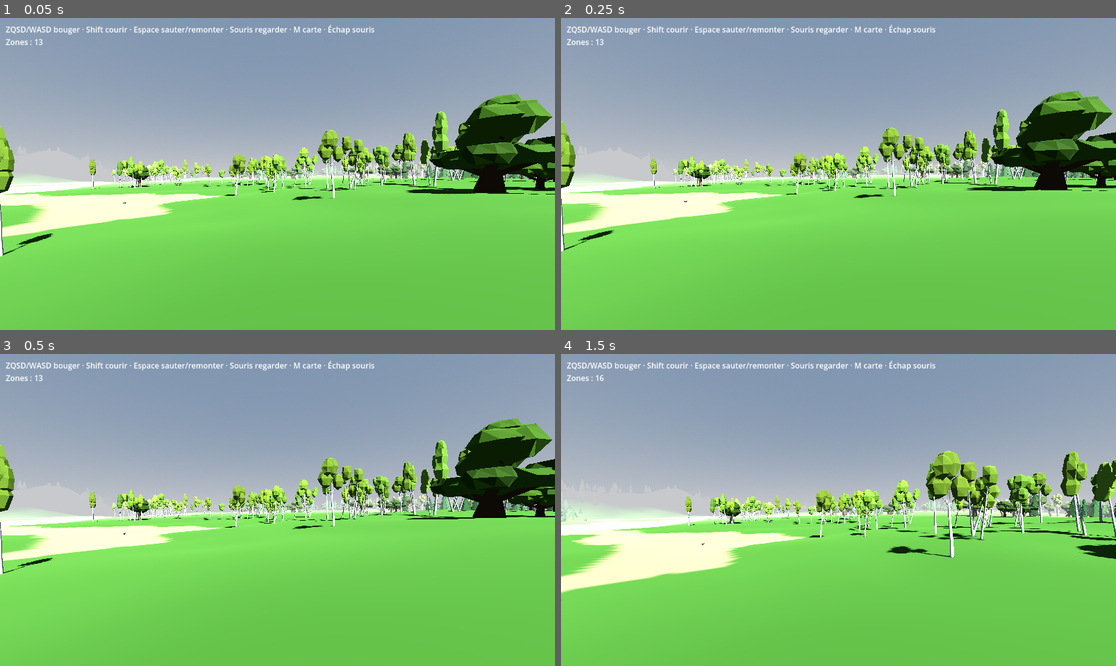
Above: before the commit, frames 1-4 (two rows, left to right).
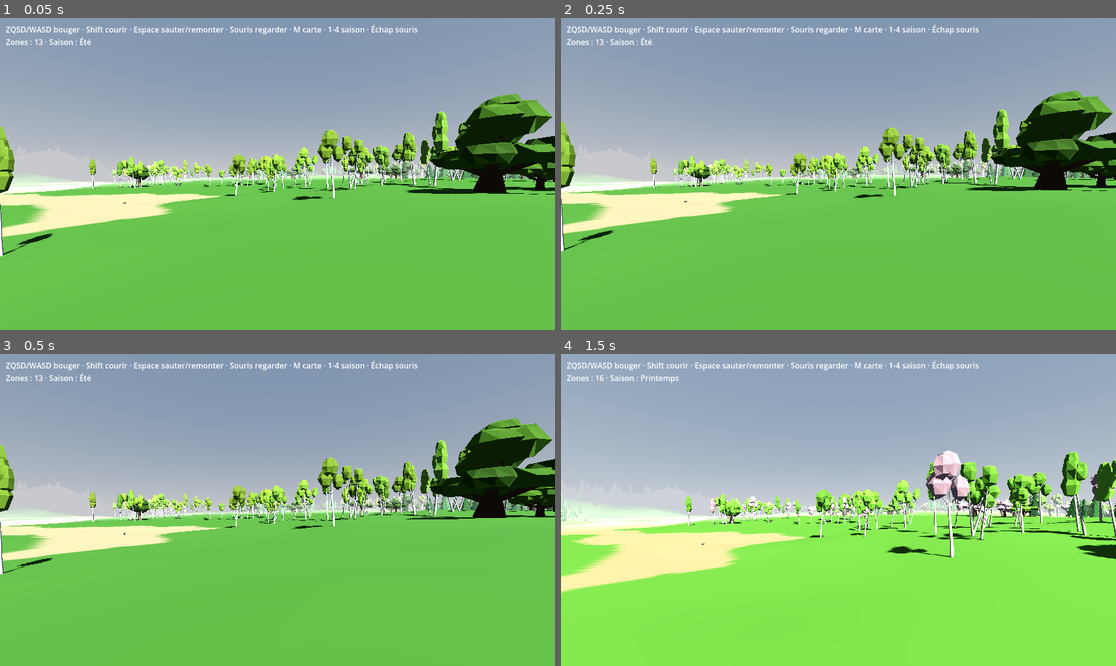
Above: after the commit, the same moments.

Repository: tdebarochez/openworld
Game: Godot game, scene res://main.tscn
The game is run twice, just before and just after one commit, with the same random seed, the same clock (stepped at 60 frames per second) and the same inputs.
Inputs (mouse positions are in pixels of both pictures, inside the frame that each line leads up to):
- Up to frame 1 (0.05 s): no input
- Up to frame 2 (0.25 s): no input
- Up to frame 3 (0.5 s): no input
- Up to frame 4 (1.5 s): tap Enter at 0.5 s; move the mouse to (866, 510) at 0.52 s; hold W from 0.53 s (still down); tap 1 at 0.6 s; tap Space at 0.77 s; tap 4 at 0.8, 1.35 s; move the mouse to (810, 510) at 1.27 s

The runs differ from the first frame. In frame 1, 11% of the frame differs, in the area x 0-100%, y 2-79%; in frame 2, 11%; in frame 3, 12%; in frame 4, 36%, in the area x 0-100%, y 2-100%.

Commit message:
Add seasons switchable with keys 1-4 (summer, autumn, winter, spring)
seasons.gd recolours everything in place, no zone is rebuilt:
- terrain: ShaderMaterial maps each baked vertex-colour category
  (sand/rock/peak/grass) to the season's colour via uniforms
- trees: per-instance leaf colours rebuilt from placements (one buffer
  upload per MultiMesh); autumn warm mix and spring blossom on oak/birch,
  bare deciduous trees in winter (alpha scissor, a few oaks keep dry
  leaves), snow-capped conifers via a small shader
- water turns to pale opaque ice in winter
- sun colour/energy, sky haze, fog start and compat ambient per season
- CPUParticles3D snowfall around the player in winter (works on web)
HUD shows the current season. tests/test_seasons.gd checks the mapping
and that loaded and later-attached zones follow the switch.

Co-Authored-By: Claude Opus 5.5 <noreply@anthropic.com>

Diff:
--- /dev/null
+++ b/seasons.gd
@@ -0,0 +1,219 @@
+extends Node
+## Seasons, switched with keys 1-4 (physical keys, so it works on AZERTY too).
+## Everything is recoloured in place, nothing is rebuilt: terrain shader uniforms, the shared
+## leaf/water materials, per-tree instance colours of loaded zones, and sun/sky/fog.
+## Zones attached later pick up the current season through leaf_color().
+
+enum Season { SUMMER, AUTUMN, WINTER, SPRING }
+const NAMES := ["Été", "Automne", "Hiver", "Printemps"]
+
+# Ground colours (sRGB) per season: sand, rock, peak, grass. Summer = world._ground_color, which
+# the terrain shader uses as keys to recognise each category in the mesh's vertex colours.
+const GROUND := [
+	[Color(0.76, 0.7, 0.5), Color(0.45, 0.42, 0.4), Color(0.92, 0.92, 0.95), Color(0.3, 0.55, 0.2)],
+	[Color(0.76, 0.7, 0.5), Color(0.45, 0.42, 0.4), Color(0.92, 0.92, 0.95), Color(0.56, 0.5, 0.27)],
+	[Color(0.84, 0.85, 0.89), Color(0.5, 0.5, 0.53), Color(0.97, 0.98, 1.0), Color(0.9, 0.92, 0.96)],
+	[Color(0.76, 0.7, 0.5), Color(0.45, 0.42, 0.4), Color(0.92, 0.92, 0.95), Color(0.38, 0.68, 0.24)],
+]
+const AUTUMN_LEAVES := [Color(0.9, 0.7, 0.12), Color(0.9, 0.45, 0.08), Color(0.75, 0.16, 0.06),
+	Color(0.5, 0.3, 0.12), Color(0.85, 0.55, 0.1)]
+const DRY_LEAVES := Color(0.45, 0.3, 0.15)  # the odd oak keeps its dead leaves in winter
+const FRESH_LEAVES := Color(0.5, 0.8, 0.28)
+const BLOSSOM := [Color(0.97, 0.78, 0.85), Color(0.97, 0.95, 0.92)]
+# Sun colour/energy, haze (sky horizon + fog colour) target and mix, fog start relative to summer.
+const LIGHT := [
+	{"sun": Color.WHITE, "energy": 1.0, "haze": Color.WHITE, "mix": 0.0, "fog": 1.0},
+	{"sun": Color(1.0, 0.85, 0.68), "energy": 0.9, "haze": Color(0.86, 0.76, 0.64), "mix": 0.45, "fog": 0.7},
+	{"sun": Color(0.8, 0.88, 1.0), "energy": 0.65, "haze": Color(0.82, 0.86, 0.92), "mix": 0.7, "fog": 0.5},
+	{"sun": Color(1.0, 0.98, 0.9), "energy": 1.05, "haze": Color(0.78, 0.88, 0.96), "mix": 0.2, "fog": 1.1},
+]
+const ICE := Color(0.62, 0.75, 0.86, 0.95)
+
+const TERRAIN_SHADER := """
+shader_type spatial;
+uniform vec3 key[4];  // summer ground colours as stored in the mesh (sRGB)
+uniform vec3 to[4];   // this season's colours (sRGB)
+varying vec3 col;
+void vertex() {
+	int k = 0;
+	for (int i = 1; i < 4; i++) {
+		if (distance(COLOR.rgb, key[i]) < distance(COLOR.rgb, key[k])) k = i;
+	}
+	col = to[k];
+	if (!OUTPUT_IS_SRGB) {  // same conversion as StandardMaterial3D's vertex_color_is_srgb
+		col = mix(pow((col + vec3(0.055)) * (1.0 / 1.055), vec3(2.4)), col * (1.0 / 12.92), lessThan(col, vec3(0.04045)));
+	}
+}
+void fragment() {
+	ALBEDO = col;
+}
+"""
+# Winter conifers: needles darkened by the instance colour, white on upward-facing faces.
+const SNOWY_LEAVES_SHADER := """
+shader_type spatial;
+render_mode cull_disabled;
+uniform vec3 leaf : source_color;
+varying float up;
+void vertex() {
+	up = normalize((MODEL_MATRIX * vec4(NORMAL, 0.0)).xyz).y;
+}
+void fragment() {
+	ALBEDO = mix(leaf * COLOR.rgb, vec3(0.9, 0.93, 0.97), smoothstep(0.3, 0.7, up));
+	ROUGHNESS = 0.9;
+}
+"""
+
+var world  # world.gd, set before any zone is attached
+var season := Season.SUMMER
+var terrain_mat := ShaderMaterial.new()
+var leaf_mats: Array[StandardMaterial3D] = []  # per tree model, the tintable leaves material
+var leaf_albedo: Array[Color] = []  # its summer colour
+var snowy_mats: Array[ShaderMaterial] = []  # per tree model, winter leaves (used for conifers)
+var env: Environment
+var sky: ProceduralSkyMaterial
+var sun: DirectionalLight3D
+var base := {}  # summer light values
+var snow: CPUParticles3D  # made in setup(), carried by the player
+# The Compatibility renderer (web) shades in sRGB, so instance colours must not be linearised there.
+var srgb_out := RenderingServer.get_current_rendering_method() == "gl_compatibility"
+
+
+func _init() -> void:
+	terrain_mat.shader = Shader.new()
+	terrain_mat.shader.code = TERRAIN_SHADER
+	var keys := PackedVector3Array()
+	for c: Color in GROUND[Season.SUMMER]:
+		keys.append(Vector3(c.r, c.g, c.b))
+	terrain_mat.set_shader_parameter("key", keys)
+	_set_ground()
+
+
+## After world._ready made the environment, sun and player.
+func setup() -> void:
+	env = (world.find_children("", "WorldEnvironment", false, false)[0] as WorldEnvironment).environment
+	sky = env.sky.sky_material
+	sun = world.find_children("", "DirectionalLight3D", false, false)[0]
+	base = {"sun": sun.light_color, "energy": sun.light_energy, "top": sky.sky_top_color,
+		"haze": sky.sky_horizon_color, "fog": env.fog_depth_begin, "ambient": env.ambient_light_color,
+		"water": world.water_mat.albedo_color, "water_rough": world.water_mat.roughness}
+	var shader := Shader.new()
+	shader.code = SNOWY_LEAVES_SHADER
+	for model in world.species.size():
+		var mat := world.species[model].surface_get_material(1) as StandardMaterial3D
+		leaf_mats.append(mat)
+		leaf_albedo.append(mat.albedo_color)
+		var snowy := ShaderMaterial.new()
+		snowy.shader = shader
+		snowy.set_shader_parameter("leaf", mat.albedo_color)
+		snowy_mats.append(snowy)
+	_setup_snow()
+	world.player.add_child(snow)
+
+
+func _unhandled_input(e: InputEvent) -> void:
+	if e is InputEventKey and e.pressed and not e.echo and e.physical_keycode >= KEY_1 and e.physical_keycode <= KEY_4:
+		set_season((e.physical_keycode - KEY_1) as Season)
+
+
+func set_season(s: Season) -> void:
+	season = s
+	_set_ground()
+	var winter := s == Season.WINTER
+	world.water_mat.albedo_color = ICE if winter else base.water
+	world.water_mat.roughness = 0.4 if winter else base.water_rough
+	for model in world.species.size():
+		if model / world.TREE_VARIANTS == world.TreeKind.CONIFER:
+			world.species[model].surface_set_material(1, snowy_mats[model] if winter else leaf_mats[model])
+		else:  # deciduous: instance colour carries the whole colour (and alpha = leafless in winter)
+			leaf_mats[model].albedo_color = leaf_albedo[model] if s == Season.SUMMER else Color.WHITE
+			leaf_mats[model].transparency = BaseMaterial3D.TRANSPARENCY_ALPHA_SCISSOR if winter \
+				else BaseMaterial3D.TRANSPARENCY_DISABLED
+	for zone: Node3D in world.zones.values():
+		for mmi in zone.get_children():
+			if mmi.has_meta("trees"):
+				_recolour(mmi.multimesh, mmi.get_meta("trees"), zone.position)
+	var l: Dictionary = LIGHT[s]
+	sun.light_color = base.sun * l.sun
+	sun.light_energy = base.energy * l.energy
+	var haze: Color = base.haze.lerp(l.haze, l.mix)
+	sky.sky_horizon_color = haze
+	sky.ground_horizon_color = haze
+	sky.ground_bottom_color = haze
+	sky.sky_top_color = base.top.lerp(l.haze, l.mix * 0.5)
+	env.fog_light_color = haze
+	env.fog_depth_begin = base.fog * l.fog
+	env.ambient_light_color = base.ambient * l.sun  # only used by the Compatibility renderer
+	snow.emitting = winter
+	snow.visible = winter
+	world._update_hud()
+
+
+## Instance colour for a tree's leaves (multiplied by its leaves material). Deterministic from position.
+func leaf_color(kind: int, p: Vector3) -> Color:
+	var tint: Color = world.leaf_tint(p)
+	if season == Season.SUMMER:
+		return tint
+	if kind == world.TreeKind.CONIFER:
+		return tint.darkened(0.3) if season == Season.WINTER else tint
+	var pick := hash(Vector2i(roundi(p.x * 10.0), roundi(p.z * 10.0))) >> 16  # bits leaf_tint doesn't use
+	var c: Color
+	match season:
+		Season.AUTUMN:
+			c = AUTUMN_LEAVES[pick % AUTUMN_LEAVES.size()]
+		Season.WINTER:
+			if kind != world.TreeKind.OAK or pick % 5 != 0:
+				return Color(1, 1, 1, 0)  # bare: alpha-scissored away
+			c = DRY_LEAVES
+		Season.SPRING:
+			c = BLOSSOM[pick % 2] if pick % 4 == 0 else FRESH_LEAVES
+	if not srgb_out:
+		c = c.srgb_to_linear()
+	return Color(c.r * tint.g, c.g * tint.g, c.b * tint.g)  # tint.g = per-tree brightness
+
+
+## Rewrites a tree MultiMesh in one buffer upload (3x4 row-major transform + colour per instance),
+## from the zone's placements rather than reading the GPU buffer back.
+func _recolour(mm: MultiMesh, trees: Array, origin: Vector3) -> void:
+	var kind: int = world.species.find(mm.mesh) / world.TREE_VARIANTS
+	var buf := PackedFloat32Array()
+	for t: Transform3D in trees:
+		var b := t.basis
+		var c := leaf_color(kind, origin + t.origin)
+		buf.append_array(PackedFloat32Array([b.x.x, b.y.x, b.z.x, t.origin.x, b.x.y, b.y.y, b.z.y, t.origin.y,
+			b.x.z, b.y.z, b.z.z, t.origin.z, c.r, c.g, c.b, c.a]))
+	mm.buffer = buf
+
+
+func _set_ground() -> void:
+	var to := PackedVector3Array()
+	for c: Color in GROUND[season]:
+		to.append(Vector3(c.r, c.g, c.b))
+	terrain_mat.set_shader_parameter("to", to)
+
+
+## Snowfall around the player (CPU particles: the web build has no GPU particles).
+func _setup_snow() -> void:
+	snow = CPUParticles3D.new()
+	snow.amount = 2000
+	snow.lifetime = 8.0
+	snow.preprocess = 4.0  # sky already half full on the switch; a full 8 s costs ~60 ms
+	snow.local_coords = false  # flakes stay put in the world while the player moves
+	snow.emission_shape = CPUParticles3D.EMISSION_SHAPE_BOX
+	snow.emission_box_extents = Vector3(30, 1, 30)
+	snow.position.y = 14.0
+	snow.direction = Vector3.DOWN
+	snow.spread = 20.0
+	snow.gravity = Vector3(0, -0.3, 0)
+	snow.initial_velocity_min = 1.2
+	snow.initial_velocity_max = 2.2
+	var flake := SphereMesh.new()  # tiny low-poly ball: round up close, no billboard needed
+	flake.radius = 0.05
+	flake.height = 0.1
+	flake.radial_segments = 6
+	flake.rings = 3
+	var mat := StandardMaterial3D.new()
+	mat.shading_mode = BaseMaterial3D.SHADING_MODE_UNSHADED
+	flake.material = mat
+	snow.mesh = flake
+	snow.emitting = false
+	snow.visible = false
--- /dev/null
+++ b/tests/test_seasons.gd
@@ -0,0 +1,120 @@
+extends SceneTree
+# Run: godot --headless --path . -s tests/test_seasons.gd
+# Season switching recolours already attached zones in place and summer restores today's look.
+
+var w
+var frames := 0
+
+
+func _initialize() -> void:
+	w = load("res://main.tscn").instantiate()
+	root.add_child(w)
+
+
+func _physics_process(_delta: float) -> bool:
+	frames += 1
+	if frames == 1:
+		# A failed assert() aborts _check (returning null) without stopping the run, so check the result.
+		if _check():
+			print("SEASONS OK")
+			quit()
+		else:
+			quit(1)
+	return false
+
+
+## All tree MultiMeshes of loaded zones: [{mm, kind, pos: Array[Vector3]}].
+func _trees() -> Array:
+	var out := []
+	for zone in w.zones.values():
+		for mmi in zone.get_children():
+			if mmi.has_meta("trees"):
+				var pos := []
+				for t in mmi.get_meta("trees"):
+					pos.append(zone.position + t.origin)
+				out.append({"mm": mmi.multimesh, "kind": w.species.find(mmi.multimesh.mesh) / w.TREE_VARIANTS, "pos": pos})
+	return out
+
+
+## Instance colour as uploaded (the headless renderer only keeps whole buffers, not set_instance_color).
+func _colour(mm: MultiMesh, i: int) -> Color:
+	var b := mm.buffer
+	return Color(b[i * 16 + 12], b[i * 16 + 13], b[i * 16 + 14], b[i * 16 + 15])
+
+
+func _check():
+	var s = w.seasons
+	var S = s.Season
+	# Summer palette = the colours world bakes into the terrain (the shader's category keys).
+	assert(s.GROUND[S.SUMMER] == [w._ground_color(0, 1), w._ground_color(5, 0.5), w._ground_color(30, 1), w._ground_color(5, 1)])
+	var trees := _trees()
+	var kinds := {}
+	for t in trees:
+		kinds[t.kind] = true
+	assert(kinds.size() == 3, "expected all species around the spawn")
+	var sun_energy: float = w.seasons.sun.light_energy
+	var water: Color = w.water_mat.albedo_color
+
+	for season in [S.AUTUMN, S.WINTER, S.SPRING, S.SUMMER]:
+		s.set_season(season)
+		assert(w.hud.text.contains(s.NAMES[season]))
+		var bare := 0
+		var deciduous := 0
+		for t in trees:
+			for i in t.pos.size():
+				var c := _colour(t.mm, i)
+				assert(c.is_equal_approx(s.leaf_color(t.kind, t.pos[i])), "stale colour on a loaded zone: season %d kind %d %s vs %s" % [season, t.kind, c, s.leaf_color(t.kind, t.pos[i])])
+				if season == S.SUMMER:
+					assert(c.is_equal_approx(w.leaf_tint(t.pos[i])))
+				if t.kind != w.TreeKind.CONIFER:
+					deciduous += 1
+					bare += int(c.a == 0.0)
+					if season == S.AUTUMN:
+						assert(c.r > c.g and c.g >= c.b, "autumn leaves should be warm, got %s" % c)
+				elif season != S.WINTER:
+					assert(c.is_equal_approx(w.leaf_tint(t.pos[i])), "conifers stay green")
+		var conifer_mat: Material = w.species[0].surface_get_material(1)
+		var oak_mat: StandardMaterial3D = s.leaf_mats[w.TreeKind.OAK * w.TREE_VARIANTS]
+		match season:
+			S.WINTER:
+				assert(bare > deciduous * 0.8, "deciduous trees should be (nearly) bare: %d/%d" % [bare, deciduous])
+				assert(conifer_mat is ShaderMaterial)
+				assert(oak_mat.transparency == BaseMaterial3D.TRANSPARENCY_ALPHA_SCISSOR)
+				assert(w.water_mat.albedo_color == s.ICE)
+				assert(s.snow.emitting)
+				assert(w.seasons.sun.light_energy < sun_energy)
+			S.SUMMER:
+				assert(bare == 0)
+				assert(conifer_mat == s.leaf_mats[0])
+				assert(oak_mat.transparency == BaseMaterial3D.TRANSPARENCY_DISABLED)
+				assert(oak_mat.albedo_color == s.leaf_albedo[w.TreeKind.OAK * w.TREE_VARIANTS])
+				assert(w.water_mat.albedo_color == water)
+				assert(w.seasons.sun.light_energy == sun_energy)
+				assert(not s.snow.emitting)
+			_:
+				assert(bare == 0)
+		var to: PackedVector3Array = w.terrain_mat.get_shader_parameter("to")
+		var grass: Color = s.GROUND[season][3]
+		assert(to[3].is_equal_approx(Vector3(grass.r, grass.g, grass.b)))
+
+	# Rewritten buffers keep each tree's transform (3x4 row-major layout).
+	var t0: Transform3D = w.zones.values()[0].get_children().filter(func(n): return n.has_meta("trees"))[0].get_meta("trees")[0]
+	var b: PackedFloat32Array = trees[0].mm.buffer
+	var back := Transform3D(Vector3(b[0], b[4], b[8]), Vector3(b[1], b[5], b[9]), Vector3(b[2], b[6], b[10]), Vector3(b[3], b[7], b[11]))
+	assert(back.is_equal_approx(t0), "transform mangled: %s vs %s" % [back, t0])
+
+	# A zone attached later (here in autumn) is recoloured by the next switch too.
+	s.set_season(S.AUTUMN)
+	var far := Vector2i(20, 20)
+	w.add_zone(far)
+	s.set_season(S.WINTER)
+	var found := false
+	for mmi in w.zones[far].get_children():
+		if mmi.has_meta("trees"):
+			var kind: int = w.species.find(mmi.multimesh.mesh) / w.TREE_VARIANTS
+			var p: Vector3 = w.zones[far].position + mmi.get_meta("trees")[0].origin
+			assert(_colour(mmi.multimesh, 0).is_equal_approx(s.leaf_color(kind, p)))
+			found = true
+	assert(found, "no trees in the far zone")
+	s.set_season(S.SUMMER)
+	return true
--- a/world.gd
+++ b/world.gd
@@ -18,7 +18,8 @@
 var jobs := {}  # Vector2i -> {task: int, data: Dictionary} for zones being built on a worker thread
 var threaded := OS.has_feature("threads")  # false in the web export (no-threads build)
 var noise := FastNoiseLite.new()
-var terrain_mat := StandardMaterial3D.new()
+var seasons := preload("res://seasons.gd").new()
+var terrain_mat: ShaderMaterial = seasons.terrain_mat  # recolours the vertex colours per season
 var water_mat := StandardMaterial3D.new()
 var species: Array[Mesh] = []  # indexed by kind * TREE_VARIANTS + variant
 var trunk_shape := CylinderShape3D.new()
@@ -32,8 +33,8 @@
 	noise.seed = 1337
 	noise.frequency = 0.004
 	noise.fractal_octaves = 5
-	terrain_mat.vertex_color_use_as_albedo = true
-	terrain_mat.vertex_color_is_srgb = true  # colors below are picked in sRGB
+	seasons.world = self
+	add_child(seasons)
 	water_mat.albedo_color = Color(0.15, 0.4, 0.6, 0.75)
 	water_mat.transparency = BaseMaterial3D.TRANSPARENCY_ALPHA
 	water_mat.roughness = 0.05
@@ -64,6 +65,7 @@
 	player.world = self
 	add_child(player)
 	player.position = Vector3(0, maxf(height(0, 0), WATER_LEVEL) + 2.0, 0)
+	seasons.setup()
 	var layer := CanvasLayer.new()
 	var map := preload("res://map.gd").new()
 	map.world = self
@@ -301,8 +303,10 @@
 			continue
 		var tints := PackedColorArray()
 		for t in trees:
-			tints.append(leaf_tint(zone.position + t.origin))
-		zone.add_child(_multimesh(species[model], trees, tints))
+			tints.append(seasons.leaf_color(model / TREE_VARIANTS, zone.position + t.origin))
+		var mmi := _multimesh(species[model], trees, tints)
+		mmi.set_meta("trees", trees)  # seasons.gd rebuilds the leaf colours from these
+		zone.add_child(mmi)
 		for t in trees:  # trunk collision only; crowns are above head height
 			var tcs := CollisionShape3D.new()
 			tcs.shape = trunk_shape
@@ -378,7 +382,7 @@
 
 
 func _update_hud() -> void:
-	hud.text = "ZQSD/WASD bouger · Shift courir · Espace sauter/remonter · Souris regarder · M carte · Échap souris\nZones : %d" % zones.size()
+	hud.text = "ZQSD/WASD bouger · Shift courir · Espace sauter/remonter · Souris regarder · M carte · 1-4 saison · Échap souris\nZones : %d · Saison : %s" % [zones.size(), seasons.NAMES[seasons.season]]
 
 
 func _setup_environment() -> void:
